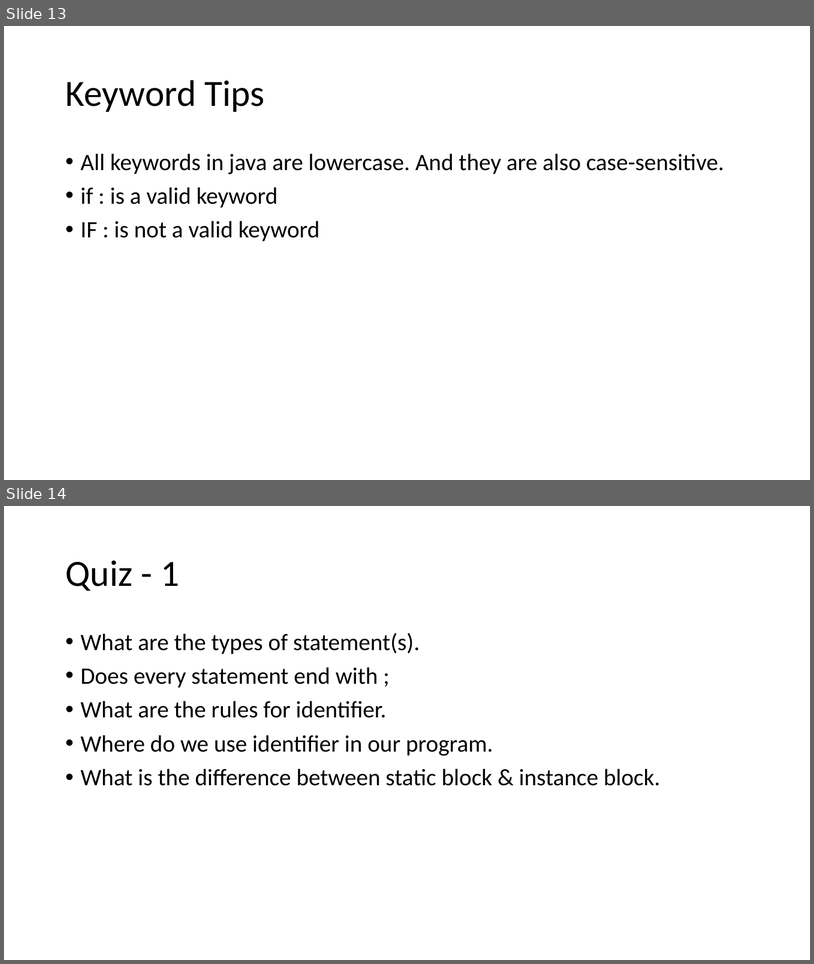
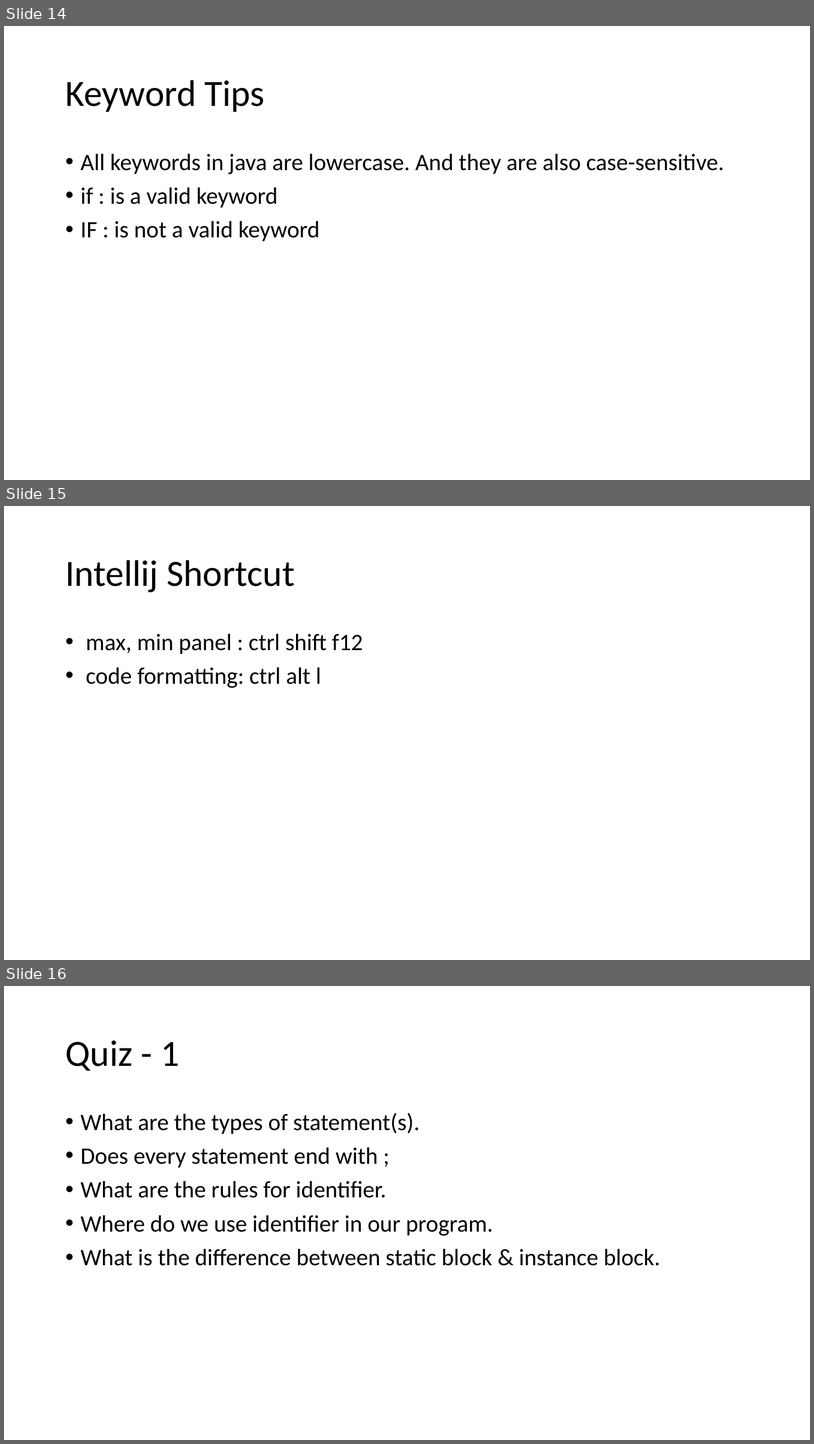
Before and after one commit to umaa-java-sept-2020/documents, a slide deck: statement-block-identifier.pptx. Shown one above the other, each under a label of ours: slides 13 and 14 before the commit, slides 14, 15 and 16 after it. The pictures are 814x964 and 814x1444 pixels, drawn with LibreOffice and Linux fonts; fonts in the diff are those of the drawing. Boxes give left, top, right and bottom in pixels: in the first picture for what was removed or moved away, otherwise in the second. Text is boxed around its words. In the diff, an @@ line names an element or a change of style, - is before the commit and + after.

```diff
--- a/statement-block-identifier.pptx
+++ b/statement-block-identifier.pptx
@@ slide 15 added at bbox=[4, 506, 810, 960], background #FFFFFF @@
@@ title added at bbox=[65, 560, 294, 592], 44 pt, text #000000 @@
+Intellij Shortcut
@@ text added at bbox=[86, 633, 363, 688], 28 pt, text #000000 @@
+• max, min panel : ctrl shift f12
+• code formatting: ctrl alt l
@@ what was slide 13 is now slide 14 @@
@@ what was slide 14 is now slide 16 @@
```
Also in this commit, not shown: 5 slides changed, 1 other slide added.
